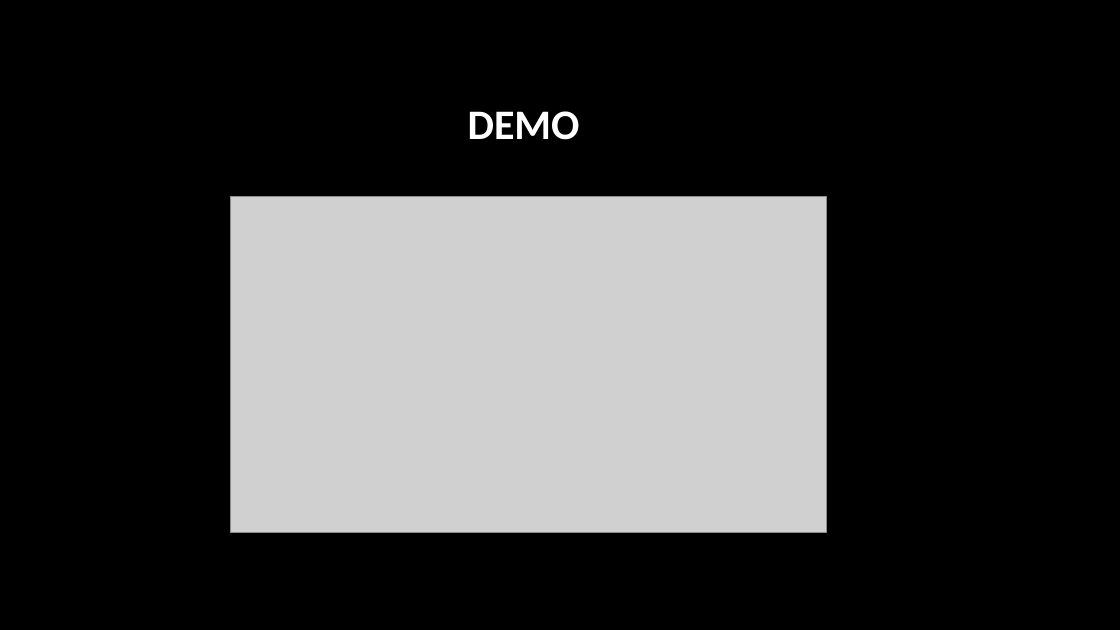
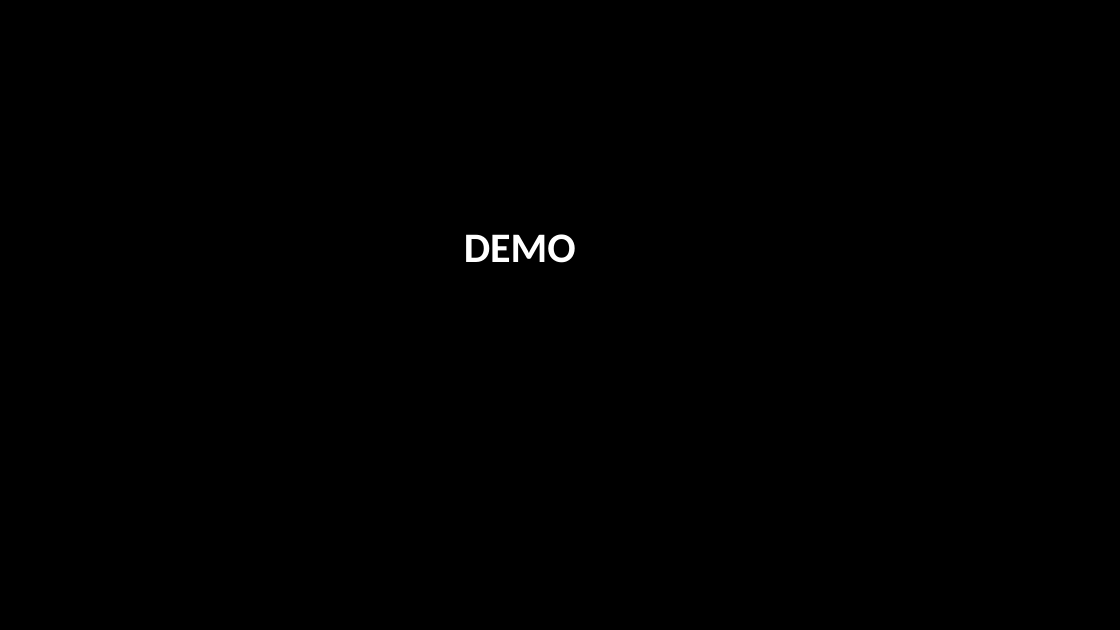
Before and after one commit to TheJonBovi/Pitch_Identifier, a slide deck: slide 15 of embedded C project .pptx (slide 14 before the commit). Drawn at 1120x630 pixels with LibreOffice and Linux fonts; fonts in the diff are those of the drawing; grey boxes stand for pictures; background and template pictures are left out. Boxes give left, top, right and bottom in pixels: in the first picture for what was removed or moved away, otherwise in the second. Text is boxed around its words. In the diff, an @@ line names an element or a change of style, - is before the commit and + after.

```diff
--- a/embedded C project .pptx
+++ b/embedded C project .pptx
@@ title "DEMO": place and size @@
-title "DEMO" at box(468, 111, 580, 140)
+title "DEMO" at box(464, 234, 576, 263)
@@ picture removed at box(230, 197, 827, 532) @@
```
Also in this commit, not shown: 5 other slides changed, 1 slide added.
